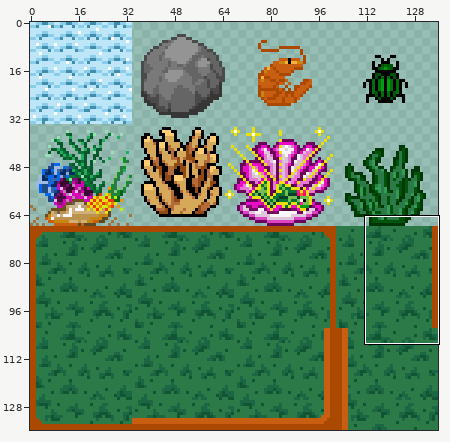
A sprite sheet gets an edit: public/assets/tileset.png. The picture above shows the old version from afar; the outline marks the close-up.
Close-up. Earlier state:
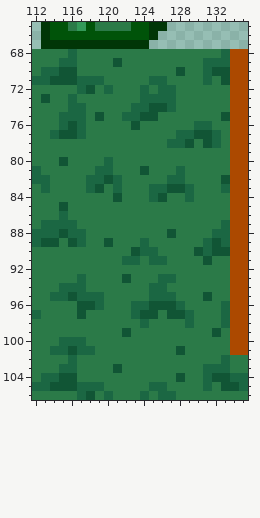
The file is 136x136 pixels. Colours within 5 levels of each other are drawn and written as one. Shown: x 112..135, y 65..106. The commit also changed other parts of the picture, which this record leaves out.
Now the later version:
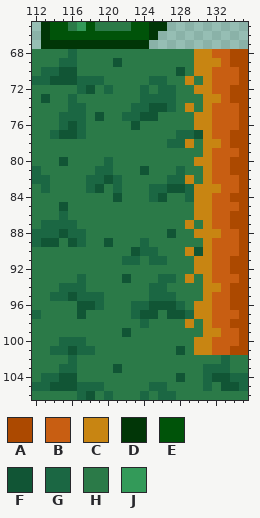
Palette (. is transparent): A #ac4900  B #c85e12  C #c88512  D #013607  E #005309  F #115535  G #1b6743  H #2b7a48  J #339a59
From old to new:
The edit turns colour A into colour B in rows 70 to 71 at x 134; in rows 74 to 76 at x 134; in row 79 at x 134; in rows 82 to 83 at x 134; in row 85 at x 134; in rows 88 to 90 at x 134.
The edit turns colour A into colour B in row 93 at x 134; in row 97 at x 134; in rows 99 to 100 at x 134.
The edit turns colour F into colour B in row 70 at x 132 to 133; in row 71 at x 133; in row 75 at x 133; in row 82 at x 133; in row 89 at x 132; in row 90 at x 132 to 133.
The edit turns colour G into colour B in rows 68 to 69 at x 133; in row 77 at x 132; in row 83 at x 133; in rows 87 to 89 at x 133; in rows 96 to 98 at x 133.
The edit turns colour H into colour B in row 68 at x 132; in row 71 at x 132; in row 72 at x 132 to 133; in row 73 at x 133; in row 74 at x 132 to 133; in row 75 at x 132.
The edit turns colour H into colour B in row 76 at x 132 to 133; in rows 77 to 78 at x 133; in rows 79 to 81 at x 132 to 133; in row 82 at x 132; in rows 84 to 86 at x 132 to 133; in row 87 at x 132.
The edit turns colour H into colour B in rows 91 to 93 at x 132 to 133; in row 94 at x 133; in row 95 at x 132 to 133; in rows 96 to 98 at x 132; in row 99 at x 133; in rows 100 to 101 at x 132 to 133.
The edit turns colour F into colour C in row 77 at x 131; in row 78 at x 129 and 131; in row 91 at x 131; in row 95 at x 131; in row 99 at x 132.
The edit turns colour G into colour C in row 69 at x 131 to 132; in rows 70 to 71 at x 131; in row 76 at x 130 to 131; in row 78 at x 132; in row 88 at x 132; in rows 89 to 90 at x 131.
The edit turns colour G into colour C in row 98 at x 129.
The edit turns colour H into colour C in row 68 at x 130 to 131; in rows 69 to 70 at x 130; in row 71 at x 129; in row 72 at x 130 to 131; in row 73 at x 131 to 132; in row 74 at x 129 and 131.
The edit turns colour H into colour C in row 75 at x 130 to 131; in row 79 at x 131; in row 80 at x 130 to 131; in row 81 at x 131; in row 82 at x 129 and 131; in row 83 at x 130 to 132.
The edit turns colour H into colour C in rows 84 to 86 at x 130 to 131; in row 87 at x 129 and 131; in row 88 at x 130 to 131; in row 90 at x 129; in row 91 at x 130; in row 92 at x 130 to 131.
The edit turns colour H into colour C in row 93 at x 129 and 131; in row 94 at x 131 to 132; in rows 96 to 97 at x 130 to 131; in rows 98 to 99 at x 131; in rows 100 to 101 at x 130 to 131.
Where, in picture pixels (left, top, right, bottom), the same in both close-ups:
changed: (185, 49, 239, 355)
